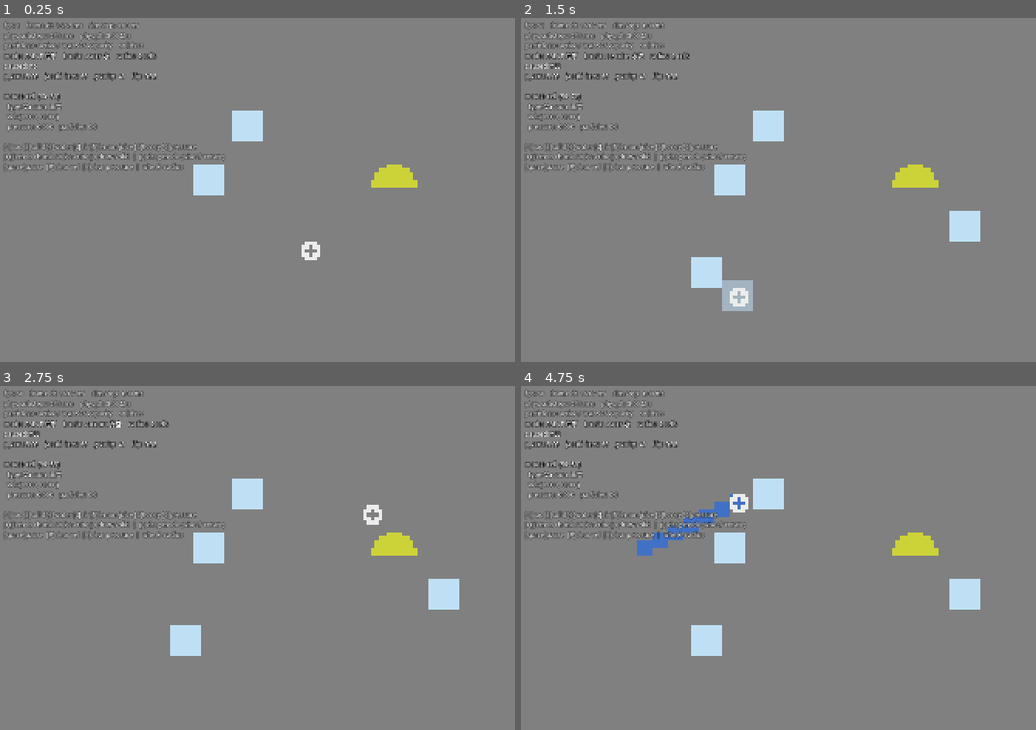
Above: before the commit, frames 1-4 (two rows, left to right).
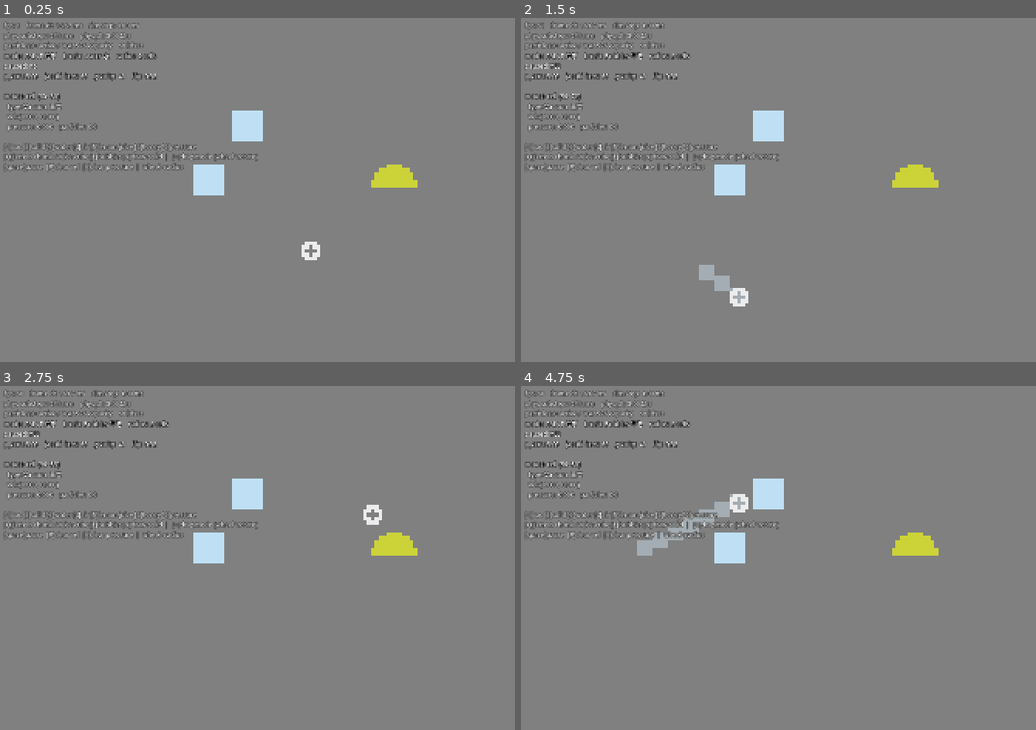
Above: after the commit, the same moments.

Repository: nobodyscool/FLIP-fluid-simulator-sandbox
Game: Godot game, scene res://scenes/main.tscn
The game is run twice, just before and just after one commit, with the same random seed, the same clock (stepped at 60 frames per second) and the same inputs.
Inputs (mouse positions are in pixels of both pictures, inside the frame that each line leads up to):
- Up to frame 1 (0.25 s): no input
- Up to frame 2 (1.5 s): tap Enter at 0.5 s; move the mouse to (963, 227) at 0.52 s; hold W 0.53-1.25 s; tap E at 0.6 s; click (963, 227) at 0.67 s; tap Space at 0.77 s; drag from (706, 272) to (799, 341) at 1.27 s
- Up to frame 3 (2.75 s): move the mouse to (370, 516) at 2.02 s; hold W from 2.03 s (still down); tap 1 at 2.1 s; tap E at 2.3 s
- Up to frame 4 (4.75 s): release W at 2.75 s; tap Space at 2.75, 3.77 s; drag from (799, 709) to (644, 547) at 2.77 s; move the mouse to (1015, 685) at 3.52 s; tap 3 at 3.6 s; tap E at 3.8 s; tap Enter at 4.25 s; drag from (644, 547) to (737, 502) at 4.27 s

The runs differ from the first frame. In frame 1, 0.3% of the frame differs, in the area x 18-50%, y 39-42%; in frame 2, 1.8%; in frame 3, 1.5%; in frame 4, 2.3%, in the area x 16-90%, y 7-79%.
Error in both runs: Out of bounds get index '19' (on base: 'Dictionary') (res://scripts/flip_fluid_gpu.gd:256)

Commit message:
气泡系统、设计文档

Diff:
--- a/scenes/main.tscn
+++ b/scenes/main.tscn
@@ -11,6 +11,11 @@
 gas_edge_white = 0.4
 liquid_edge_white = 0.2
 foam_edge_base = 0.5
+bubble_color = Color(0.8509804, 0.9490196, 1, 0.38431373)
+bubble_rise = 14.0
+bubble_spawn_rate = 2.0
+bubble_src_max = 2.0
+bubble_max = 2000
 
 [node name="HUD" type="CanvasLayer" parent="." unique_id=1659695597]
 
--- a/scripts/main.gd
+++ b/scripts/main.gd
@@ -26,7 +26,7 @@
 const PRESSURE_PREVIEW := Color(0.95, 0.75, 0.1, 0.6)
 
 # --- movable solids (bottle / lemon chunk / ice cube) ---
-enum Tool { MATERIAL, LEMON_CHUNK, ICE_CHUNK, DRAW_SOLID }
+enum Tool { MATERIAL, LEMON_CHUNK, ICE_CHUNK, DRAW_SOLID, BUBBLE }
 const SOLID_BROWN := Color(0.5, 0.32, 0.15)          # drawn movable solid (bottle)
 const LEMON_CHUNK_COLOR := Color(0.80, 0.83, 0.22)   # lemon chunk (yellow-green)
 const ICE_COLOR := Color(0.75, 0.88, 0.96)           # ice cube (pale cyan)
@@ -86,6 +86,19 @@
 # 深水截止：cell 充盈度(密度)≥此值就完全不泛白（即使流速很快）。越小=越"挑"，只有很薄的水/水珠才泛白。
 @export_range(0.05, 1.0, 0.01) var foam_depth: float = 0.2
 
+@export_group("Bubbles 气泡")
+# 按 E 切到气泡画笔：在液体处按住左键拖动=添加气泡源，反复涂抹叠加强度（冒泡更密）。
+# 气泡从源处不断上浮、摆动，触到液面即消失。画在液体底部就是“从最底层往上冒”。气体(4)画笔可擦除气泡源。
+@export var bubble_color: Color = Color(0.85, 0.95, 1.0, 0.9)      # 气泡颜色（浅青白，带透明）
+@export_range(1.0, 40.0, 1.0) var bubble_rise: float = 16.0        # 上浮速度（格/秒）
+@export_range(0.0, 3.0, 0.1) var bubble_wobble_amp: float = 0.8    # 左右摆动幅度（格）
+@export_range(0.0, 20.0, 0.5) var bubble_wobble_freq: float = 7.0  # 摆动频率（弧度/秒）
+@export_range(0.1, 10.0, 0.1) var bubble_spawn_rate: float = 2.5   # 生成率（越大冒泡越快）
+@export_range(0.1, 10.0, 0.1) var bubble_paint_rate: float = 3.0   # 按住画笔时源强度增长速度
+@export_range(0.5, 10.0, 0.5) var bubble_src_max: float = 4.0      # 单格源强度上限
+@export_range(0.0, 2.0, 0.05) var bubble_decay: float = 0.01        # 源强度自然衰减（/秒，0=不衰减）
+@export var bubble_max: int = 700                                  # 同时存在的气泡数上限
+
 var solver: FlipFluidGPU
 var _fluid_tex: ImageTexture
 var _overlay_tex: ImageTexture
@@ -117,6 +130,11 @@
 var _preview_lemon: MovableSolid       # ghost outline at the cursor for Q/W tools
 var _preview_ice: MovableSolid
 
+# bubble effect (CPU overlay particles: rise through the liquid, pop at the surface)
+var _bubble_src := PackedFloat32Array()   # per-cell source strength (E-brush accumulates)
+var _bubble_src_cells := {}               # Vector2i -> true, active (non-zero) source cells
+var _bubbles: Array = []                  # each: PackedFloat32Array[base_x, y, rise_mul, phase, amp]
+
 # HUD timing
 var _frame_dt := 0.0
 
@@ -142,6 +160,7 @@
 
 	_solid_mask.resize(GRID_W * GRID_H * 4)       # int per cell
 	_solid_vel.resize(GRID_W * GRID_H * 2 * 4)    # vec2 per cell
+	_bubble_src.resize(GRID_W * GRID_H)           # float per cell (bubble source field)
 	_preview_lemon = MovableSolid.make_halfdisk(Vector2.ZERO, LEMON_R, LEMON_CHUNK_COLOR, LEMON_DENSITY, true)
 	_preview_ice = MovableSolid.make_square(Vector2.ZERO, ICE_HALF, ICE_COLOR, ICE_DENSITY, true)
 
@@ -327,6 +346,7 @@
 
 	# upload the fluid DATA texture (shader composites it over the background)
 	_last_display = solver.read_display()
+	_update_bubbles(delta)   # spawn/rise/pop bubbles against this frame's display
 	_fluid_tex.update(Image.create_from_data(GRID_W, GRID_H, false, Image.FORMAT_RGBA8, _last_display))
 	_update_overlay()
 	_apply_render_params()
@@ -344,6 +364,8 @@
 		var col: Color
 		if _tool == Tool.DRAW_SOLID:
 			col = Color(SOLID_BROWN, 0.7)          # drawing a movable solid -> brown
+		elif _tool == Tool.BUBBLE:
+			col = Color(bubble_color.r, bubble_color.g, bubble_color.b, 0.4)  # bubble source
 		elif _pressure_mode:
 			col = PRESSURE_PREVIEW
 		else:
@@ -362,6 +384,10 @@
 	# movable solids drawn opaque on top (they occlude the liquid behind them)
 	for b in _solids:
 		_draw_solid_overlay(b)
+
+	# rising bubbles: light specks inside the liquid
+	for b in _bubbles:
+		_set_px(int(b[0] + sin(b[3]) * b[4]), int(b[1]), bubble_color)
 
 	var cursor: Color = PRESSURE_PREVIEW if _pressure_mode else Color(1, 1, 1, 0.85)
 	var r := _brush_radius
@@ -430,6 +456,7 @@
 			KEY_Q: _tool = Tool.LEMON_CHUNK; _drag_mode = false
 			KEY_W: _tool = Tool.ICE_CHUNK; _drag_mode = false
 			KEY_9: _tool = Tool.DRAW_SOLID; _drag_mode = false
+			KEY_E: _tool = Tool.BUBBLE; _drag_mode = false; _pressure_mode = false
 			KEY_C: _drag_mode = not _drag_mode; _grabbed = null; _dragging = false
 			KEY_P: solver.clear_velocity()
 			KEY_V: solver.clear_pressure()
@@ -477,6 +504,10 @@
 		_dragging = false
 		if _painted.size() >= 2:
 			_create_or_merge_drawn(_painted.keys())
+		_painted.clear()
+	elif _tool == Tool.BUBBLE:
+		# bubble sources were accumulated during the drag; nothing to commit to the solver
+		_dragging = false
 		_painted.clear()
 	else:
 		_commit_stroke()
@@ -810,9 +841,10 @@
 		solver.commit_brush(mask, 0, 1, _pressure_strength, centroid, randi())
 	else:
 		solver.commit_brush(mask, _brush_material, 0, 0.0, centroid, randi())
-		# the air/gas brush also acts as the eraser for movable solids
+		# the air/gas brush also acts as the eraser for movable solids and bubble sources
 		if _brush_material == FlipFluidGPU.T_AIR:
 			_erase_solids_overlapping(_painted)
+			_erase_bubbles_overlapping(_painted)
 	_painted.clear()
 
 
@@ -826,6 +858,71 @@
 					_grabbed = null
 				_solids.remove_at(i)
 				break
+
+
+# ------------------------------------------------------------- bubbles ----
+# Is display cell (x, y) liquid? (fluid A code >= 185; solid/air/vacuum are below.)
+func _is_fluid_cell(x: int, y: int) -> bool:
+	if x < 0 or x >= GRID_W or y < 0 or y >= GRID_H:
+		return false
+	return _last_display[(x + y * GRID_W) * 4 + 3] >= 185
+
+
+# CPU overlay bubbles: the E-brush paints a per-cell source field (held strokes stack
+# into more intensity); each frame we spawn bubbles from source cells that sit in liquid,
+# rise + wobble them, and pop them the instant they leave the liquid (reach the surface).
+func _update_bubbles(delta: float) -> void:
+	var dt := clampf(delta, 1e-4, 0.05)
+	# accumulate source strength while dragging the bubble brush (hold to intensify)
+	if _dragging and _tool == Tool.BUBBLE:
+		for cell in _painted:
+			var c: int = cell.x + cell.y * GRID_W
+			_bubble_src[c] = minf(_bubble_src[c] + bubble_paint_rate * dt, bubble_src_max)
+			_bubble_src_cells[cell] = true
+	if _paused or _last_display.is_empty():
+		return
+	# spawn from active source cells that are currently inside liquid
+	var dead: Array = []
+	for cell in _bubble_src_cells:
+		var c: int = cell.x + cell.y * GRID_W
+		var s: float = _bubble_src[c]
+		if bubble_decay > 0.0:
+			s = maxf(0.0, s - bubble_decay * dt)
+			_bubble_src[c] = s
+		if s <= 0.0:
+			dead.append(cell)
+			continue
+		if _bubbles.size() < bubble_max and _is_fluid_cell(cell.x, cell.y):
+			if randf() < s * bubble_spawn_rate * dt:
+				_spawn_bubble(cell.x, cell.y)
+	for cell in dead:
+		_bubble_src_cells.erase(cell)
+	# rise + wobble; pop when a bubble leaves the liquid (reaches the surface / an object)
+	var survivors: Array = []
+	for b in _bubbles:
+		b[1] -= bubble_rise * b[2] * dt
+		b[3] += bubble_wobble_freq * dt
+		var cx: int = clampi(int(b[0] + sin(b[3]) * b[4]), 0, GRID_W - 1)
+		var cy: int = int(b[1])
+		if cy >= 0 and _is_fluid_cell(cx, cy):
+			survivors.append(b)
+	_bubbles = survivors
+
+
+func _spawn_bubble(gx: int, gy: int) -> void:
+	_bubbles.append(PackedFloat32Array([
+		float(gx) + randf(),                            # 0: base x (wobble centre)
+		float(gy) + randf(),                            # 1: y (rises = decreases)
+		randf_range(0.7, 1.3),                          # 2: rise-speed multiplier
+		randf() * TAU,                                  # 3: wobble phase
+		randf_range(0.4, 1.0) * bubble_wobble_amp]))    # 4: wobble amplitude (cells)
+
+
+# The air-brush eraser also clears bubble sources it touches.
+func _erase_bubbles_overlapping(painted: Dictionary) -> void:
+	for cell in painted:
+		_bubble_src[cell.x + cell.y * GRID_W] = 0.0
+		_bubble_src_cells.erase(cell)
 
 
 # -------------------------------------------------------------------- hud ----
@@ -857,7 +954,7 @@
 		"  pressure: %.3f    particles: %.1f" % [probe[3] if probe.size() > 3 else 0.0, probe[4] if probe.size() > 4 else 0.0],
 		"",
 		"[1]vac [2]solid [3]water [4]air [5]lemon-juice [6]honey [0]pressure",
-		"[Q]lemon-chunk [W]ice-cube [9]draw-solid  |  [C]drag mode (wheel=rotate)",
+		"[Q]lemon-chunk [W]ice-cube [E]bubbles [9]draw-solid  |  [C]drag mode (wheel=rotate)",
 		"[space]pause  [P]clear vel  [V]clear pressure  |  wheel=radius",
 	]
 	_hud.text = "\n".join(lines)
@@ -868,6 +965,7 @@
 		Tool.LEMON_CHUNK: return "Lemon chunk 柠檬块"
 		Tool.ICE_CHUNK:   return "Ice cube 冰块"
 		Tool.DRAW_SOLID:  return "Movable solid 可移动固体"
+		Tool.BUBBLE:      return "Bubbles 气泡"
 		_: return "Pressure 压力" if _pressure_mode else MAT_NAMES[_brush_material]
 
 
Not shown, changed: docs/日程
Not shown, added: docs/游戏设计详案-提案.md
Not shown, added: docs/游戏设计详案-提案.pdf
Not shown, added: docs/游戏设计需求文档.md
Not shown, added: docs/调酒师手册.md
Not shown, added: docs/调酒师手册.pdf
